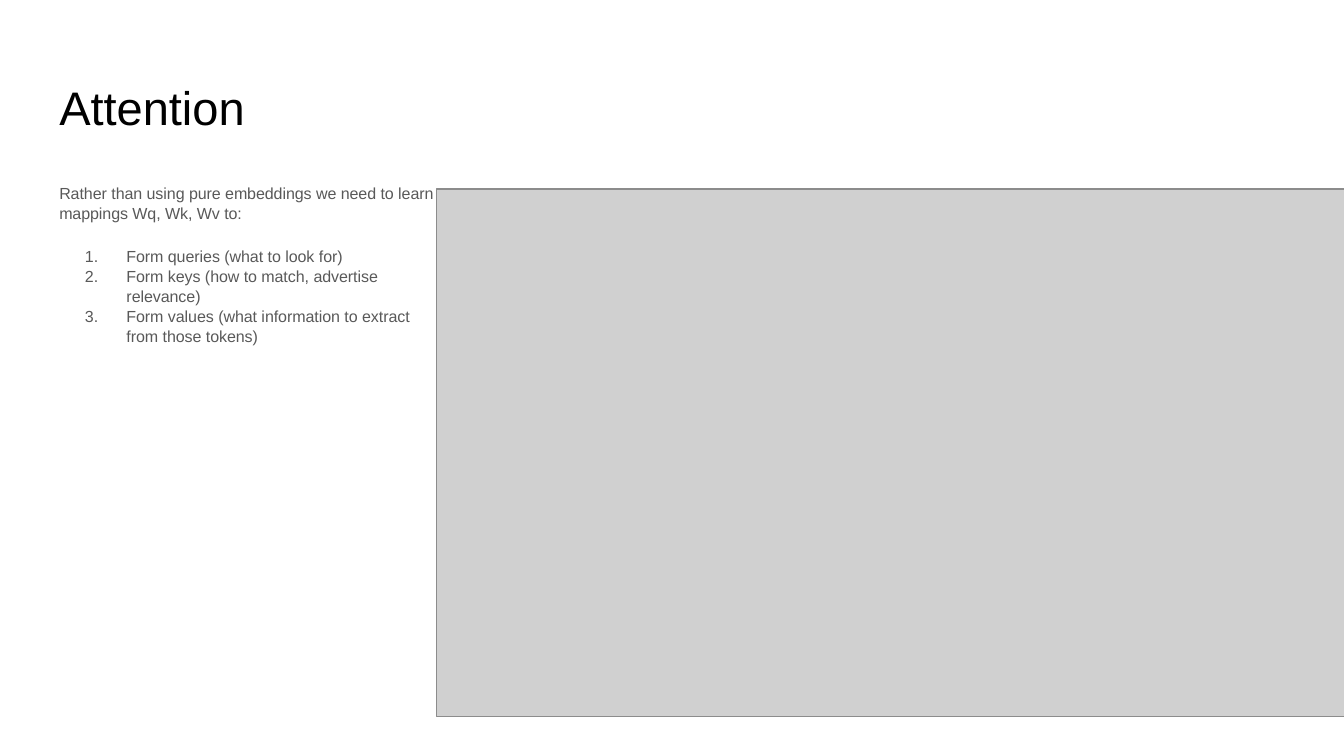
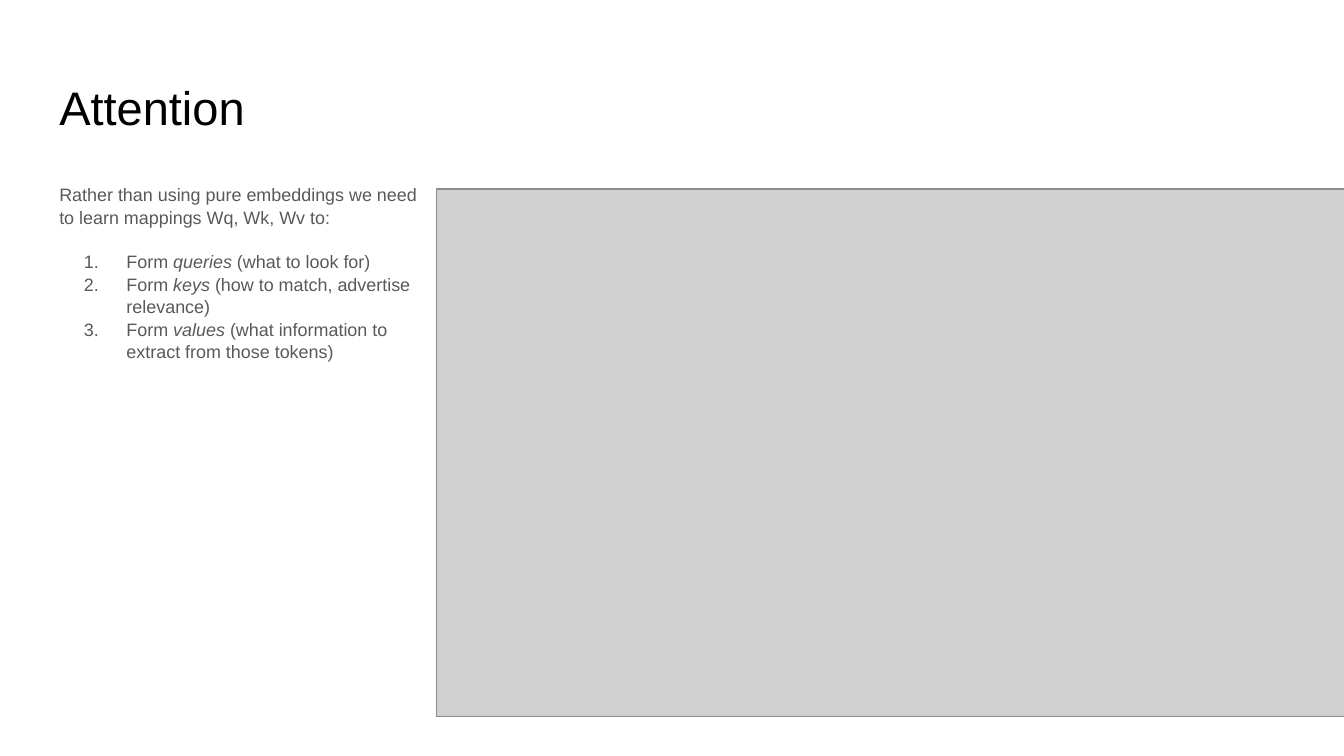
Before and after one commit to ankur6ue/deep-learning-course, a slide deck: slide 6 of Module 5/class_5.4/deep_learning_course_class_5.4.pptx (slide 7 before the commit). Drawn at 1344x756 pixels with LibreOffice and Linux fonts; fonts in the diff are those of the drawing; grey boxes stand for pictures. Boxes give left, top, right and bottom in pixels: in the first picture for what was removed or moved away, otherwise in the second. Text is boxed around its words. In the diff, an @@ line names an element or a change of style, - is before the commit and + after.

```diff
--- a/Module 5/class_5.4/deep_learning_course_class_5.4.pptx
+++ b/Module 5/class_5.4/deep_learning_course_class_5.4.pptx
@@ text "Rather than using pure embeddings ..." at (59,188,417,362): size 8.6 to 9.6 pt; italic on in "queries", "keys", "values"; indent changed @@
```
Also in this commit, not shown: 3 other slides changed, 4 slides added, 2 slides removed, 1 other file.
